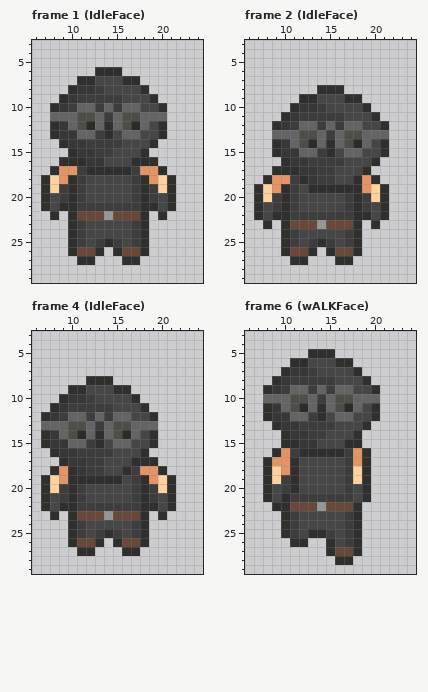
Two versions of one pixel-art file, Sprites Sisi/Hacker.aseprite. Above is the file before it was changed.
32x32 pixels, 20 frames. Colours within 5 levels of each other are drawn and written as one. Shown: frame 1 (IdleFace): x 6..24, y 3..29; frame 2 (IdleFace): x 6..24, y 3..29; frame 4 (IdleFace): x 6..24, y 3..29; frame 6 (wALKFace): x 6..24, y 3..29. The commit also changed other frames, which this record leaves out.
Now the later version:
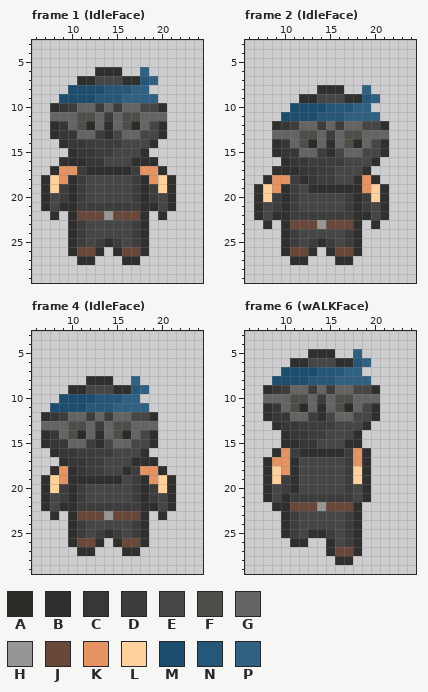
Palette (. is transparent): A #2b2b27  B #2f2f2e  C #373737  D #3d3d3d  E #464646  F #4e4e49  G #646464  H #969696  J #69483a  K #e59363  L #ffd19c  M #1c4c6e  N #265678  P #306082
Edits made:
Changed rows in their new state; - is an unchanged pixel.
Frame 1 (IdleFace):
first column x 9:
 6 ---------P-
 7 ---------NP
 8 -MMMMNNNPP-
 9 MMMMNNNPPPP
Frame 2 (IdleFace):
first column x 10:
 8 ---------P-
 9 ---------NP
10 -MMMMNNNPP-
11 MMMMNNNPPPP
Frame 4 (IdleFace):
first column x 8:
 8 ---------P-
 9 ---------NP
10 -MMMMNNNPP-
11 MMMMNNNPPPP
Frame 6 (wALKFace):
first column x 9:
 5 ---------P-
 6 ---------NP
 7 -MMMMNNNPP-
 8 MMMMNNNPPPP
